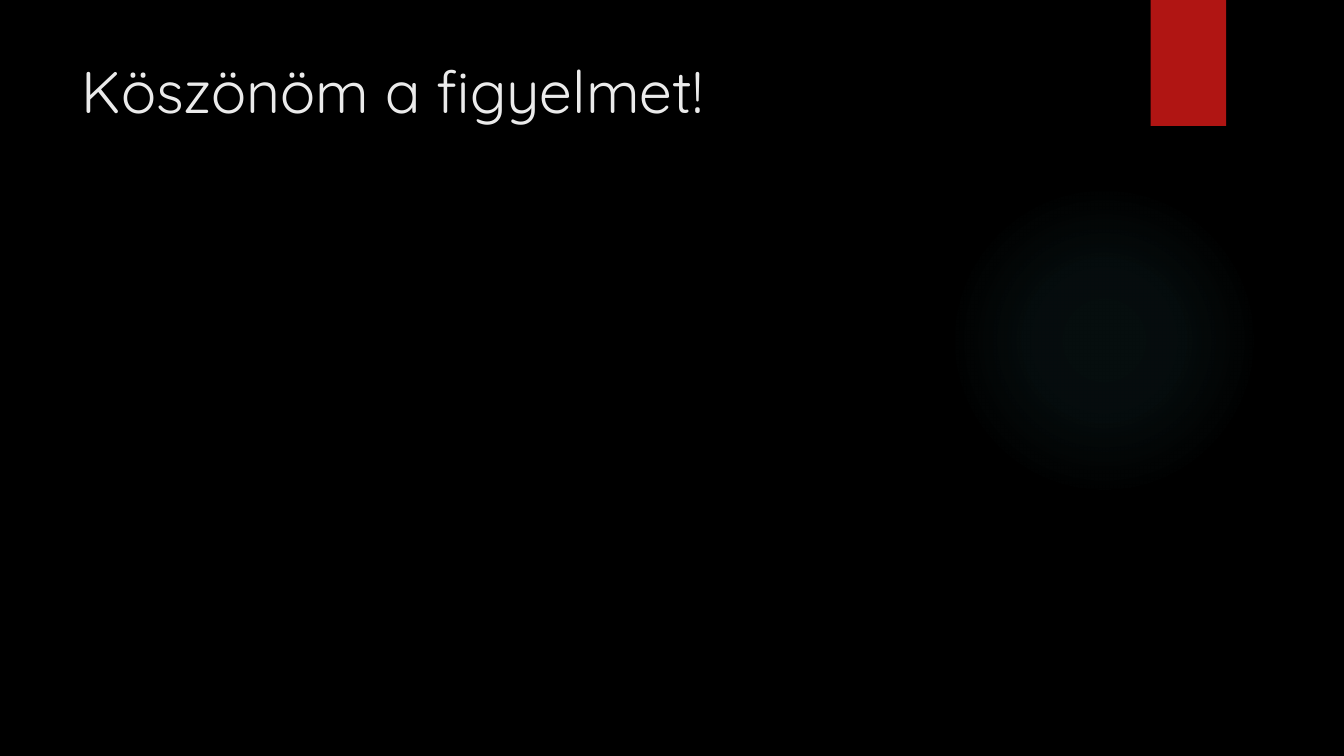
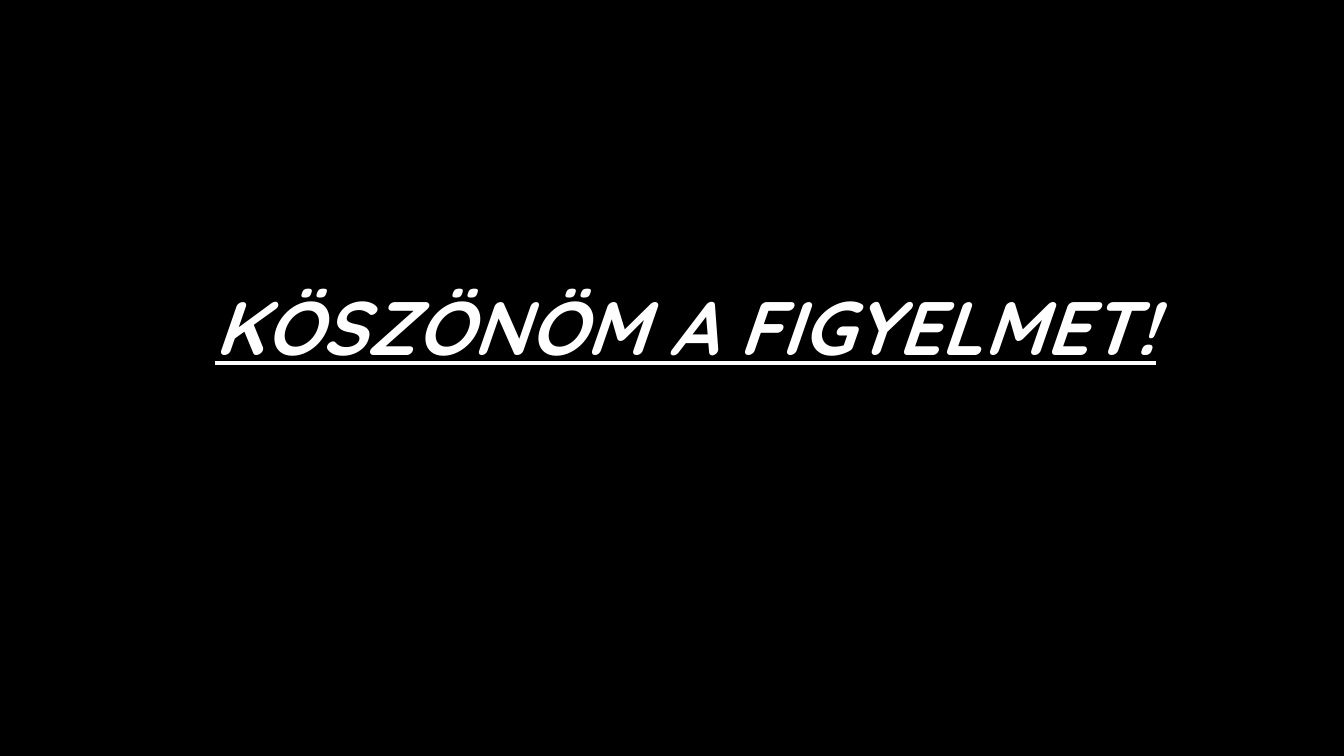
Before and after one commit to kabaibalazs061-tech/Szekely-Bari-Kabai, a slide deck: slide 7 of wifi 6.pptx. Drawn at 1344x756 pixels with LibreOffice and Linux fonts; fonts in the diff are those of the drawing; background and template pictures are left out. Boxes give left, top, right and bottom in pixels: in the first picture for what was removed or moved away, otherwise in the second. Text is boxed around its words. In the diff, an @@ line names an element or a change of style, - is before the commit and + after.

```diff
--- a/wifi 6.pptx
+++ b/wifi 6.pptx
@@ rectangle removed at (x1=1150, y1=0, x2=1226, y2=126) @@
@@ title "KÖSZÖNÖM A FIGYELMET!" at (x1=215, y1=288, x2=1156, y2=365): vertical alignment top to middle @@
@@ ellipse removed at (x1=949, y1=185, x2=1259, y2=495) @@
@@ title at (x1=215, y1=288, x2=1156, y2=365): text changed; size 42 to 54 pt; text colour #EBEBEB to #FFFFFF; bold on; italic on @@
-Köszönöm a figyelmet!
+KÖSZÖNÖM A FIGYELMET!
```
Also in this commit, not shown: 4 other slides changed, 2 slides added, 2 slides removed.
